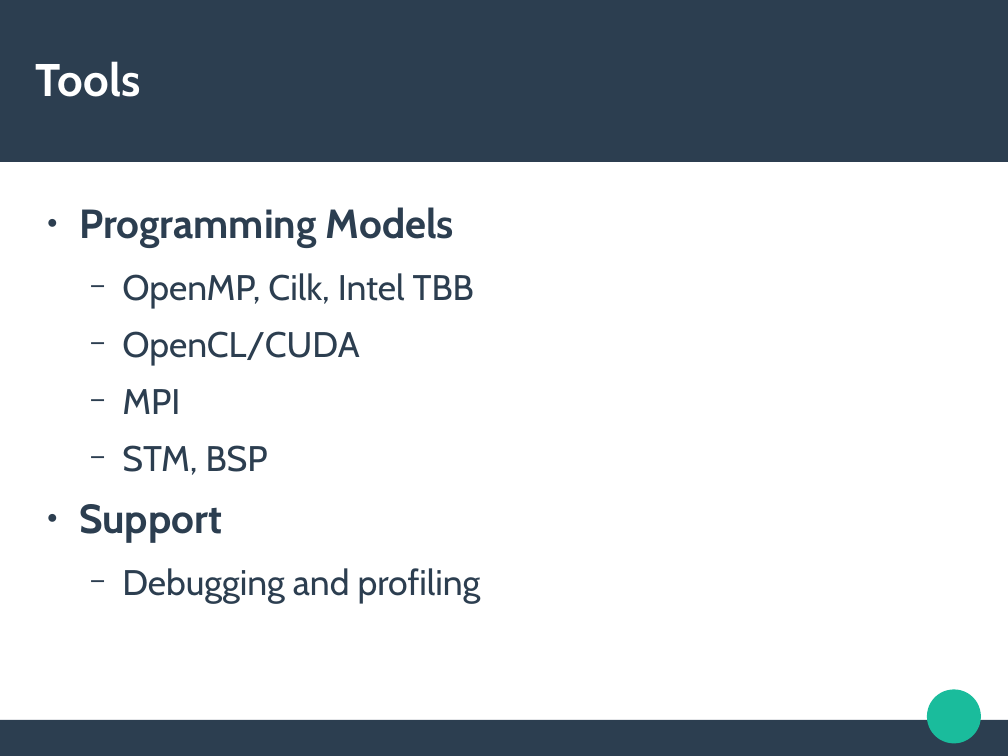
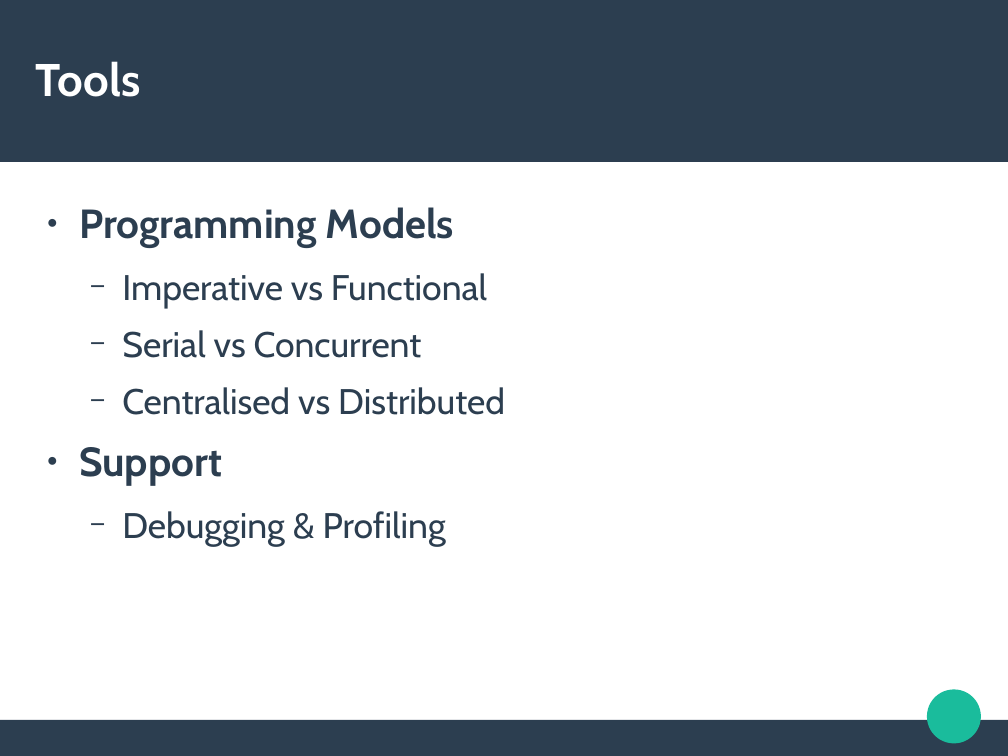
Before and after one commit to josephkehoe/CDD101, a slide deck: slide 5 of Concurrency/Slides/00Introduction.odp. Drawn at 1008x756 pixels with LibreOffice and Linux fonts; fonts in the diff are those of the drawing. Boxes give left, top, right and bottom in pixels: in the first picture for what was removed or moved away, otherwise in the second. Text is boxed around its words. In the diff, an @@ line names an element or a change of style, - is before the commit and + after.

```diff
--- a/Concurrency/Slides/00Introduction.odp
+++ b/Concurrency/Slides/00Introduction.odp
@@ text at [122, 273, 505, 415]: text changed @@
-  − OpenMP, Cilk, Intel TBB
-  − OpenCL/CUDA
-  − MPI
-  − STM, BSP
+  − Imperative vs Functional
+  − Serial vs Concurrent
+  − Centralised vs Distributed
@@ text at [122, 511, 446, 546]: text changed @@
-  − Debugging and profiling
+  − Debugging & Profiling
```
Also in this commit, not shown: 4 other slides changed, 1 slide removed.
